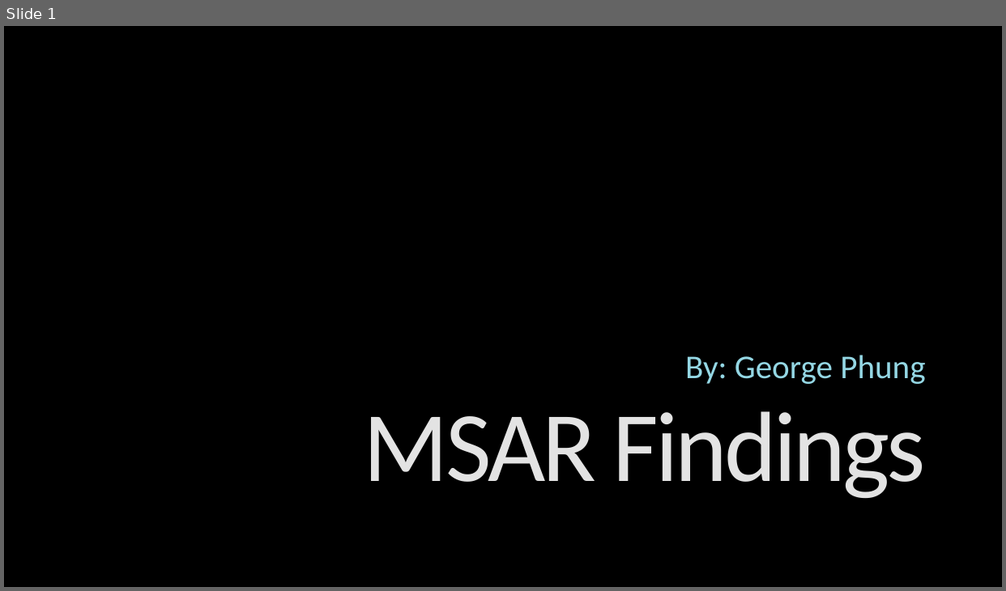
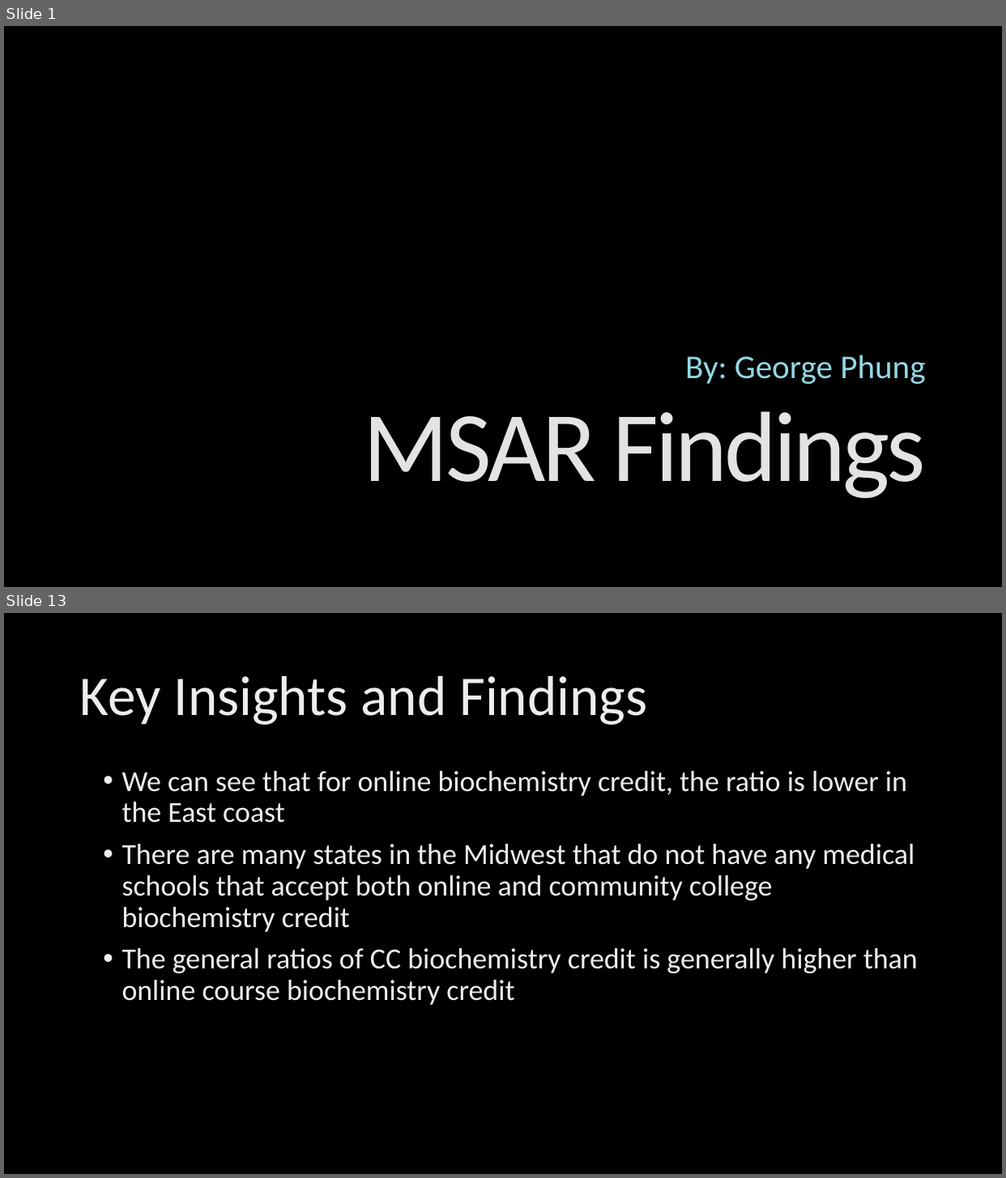
Before and after one commit to georgephung123/MSAR_Course_Consult, a slide deck: MSAR_Findings.pptx. Shown one above the other, each under a label of ours: slide 1 before the commit, slides 1 and 13 after it; the slides between them are not shown. The pictures are 1006x591 and 1006x1178 pixels, drawn with LibreOffice and Linux fonts; fonts in the diff are those of the drawing; background and template pictures are left out. Boxes give left, top, right and bottom in pixels: in the first picture for what was removed or moved away, otherwise in the second. Text is boxed around its words. In the diff, an @@ line names an element or a change of style, - is before the commit and + after.

```diff
--- a/MSAR_Findings.pptx
+++ b/MSAR_Findings.pptx
@@ slide 13 added at (x1=4, y1=613, x2=1002, y2=1174), background picture (left out) @@
@@ title added at (x1=80, y1=676, x2=647, y2=725), 54 pt, text gradient #BFBFBF to #EDEDED to #FFFFFF @@
+Key Insights and Findings
@@ text added at (x1=122, y1=771, x2=918, y2=1005), 28 pt, text gradient #BFBFBF to #EDEDED to #FFFFFF @@
+• We can see that for online biochemistry credit, the ratio is lower in the East coast
+• There are many states in the Midwest that do not have any medical schools that accept both online and community college biochemistry credit
+• The general ratios of CC biochemistry credit is generally higher than online course biochemistry credit
```
Also in this commit, not shown: 8 slides changed, 7 other slides added, 3 slides removed, 1 other file.
